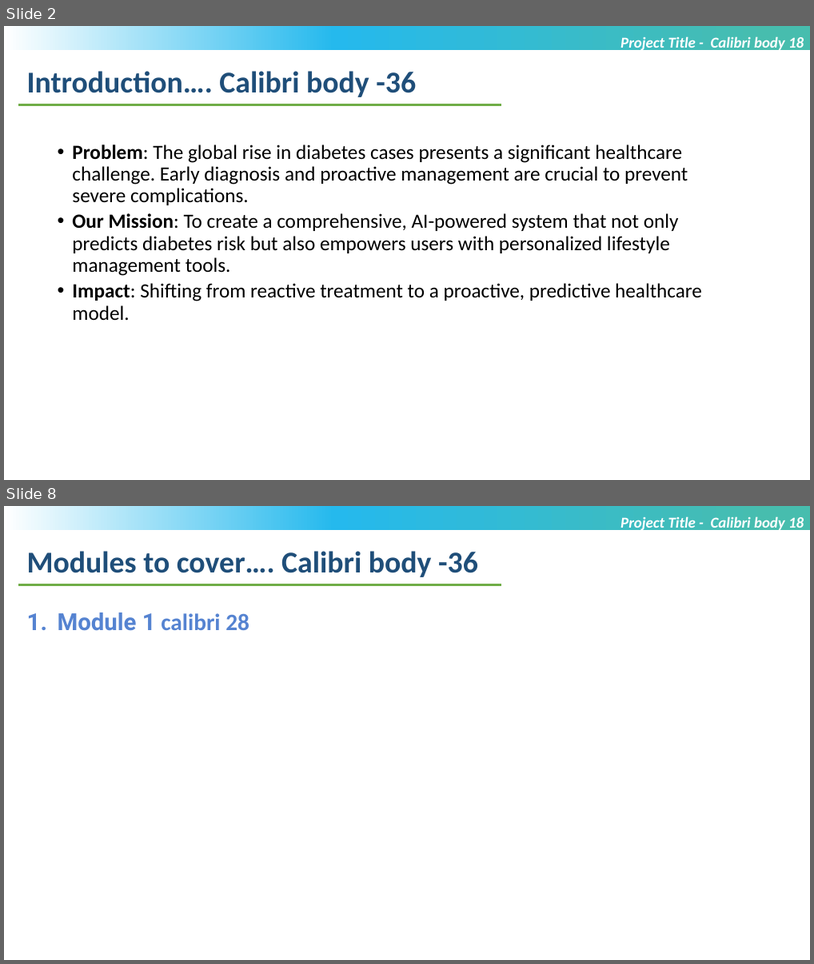
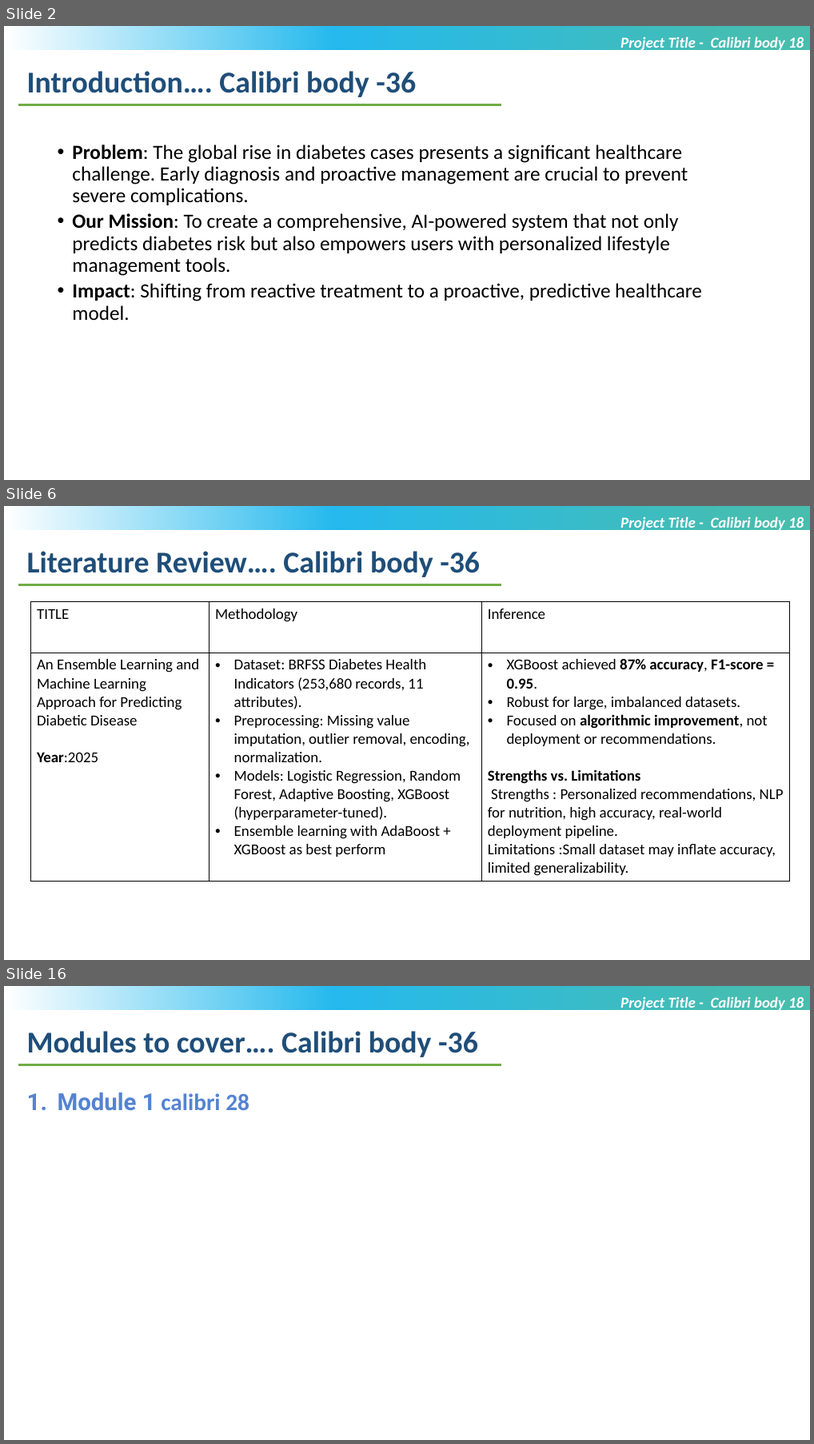
Before and after one commit to Nivyasreec/files, a slide deck: MTech_Project_PPTltim.pptx. Shown one above the other, each under a label of ours: slides 2 and 8 before the commit, slides 2, 6 and 16 after it; the slides between them are not shown. The pictures are 814x964 and 814x1444 pixels, drawn with LibreOffice and Linux fonts; fonts in the diff are those of the drawing; background and template pictures are left out. Boxes give left, top, right and bottom in pixels: in the first picture for what was removed or moved away, otherwise in the second. Text is boxed around its words. In the diff, an @@ line names an element or a change of style, - is before the commit and + after.

```diff
--- a/MTech_Project_PPTltim.pptx
+++ b/MTech_Project_PPTltim.pptx
@@ slide 6 added at [4,506,810,960], background #FFFFFF; not listed: 1 template element that a slide beside it also shows @@
@@ text added at [621,516,804,532], 18 pt, text #FFFFFF, bold, italic @@
+Project Title - Calibri body 18
@@ text added at [27,551,480,577], 36 pt, text #1F4E79, bold @@
+Literature Review…. Calibri body -36
@@ line added from (18, 584) to (502, 584), #70AD47 2.25 pt @@
@@ table added at [30,601,790,880], 2 rows, 3 columns @@
+TITLE | Methodology | Inference
+An Ensemble Learning and Machine Learning Approach for Predicting Diabetic Disease / Year:2025 | Dataset: BRFSS Diabetes Health Indicators (253,680 records, 11 attributes). / Preprocessing: Missing value imputation, outlier removal, encoding, normalization. / Models: Logistic Regression, Random Forest, Adaptive Boosting, XGBoost (hyperparameter-tuned). / Ensemble learning with AdaBoost + XGBoost as best perform | XGBoost achieved 87% accuracy, F1-score = 0.95. / Robust for large, imbalanced datasets. / Focused on algorithmic improvement, not deployment or recommendations. / Strengths vs. Limitations / Strengths : Personalized recommendations, NLP for nutrition, high accuracy, real-world deployment pipeline. / Limitations :Small dataset may inflate accuracy, limited generalizability.
@@ what was slide 8 is now slide 16 @@
```
Also in this commit, not shown: 3 slides changed, 9 other slides added, 2 slides removed.
